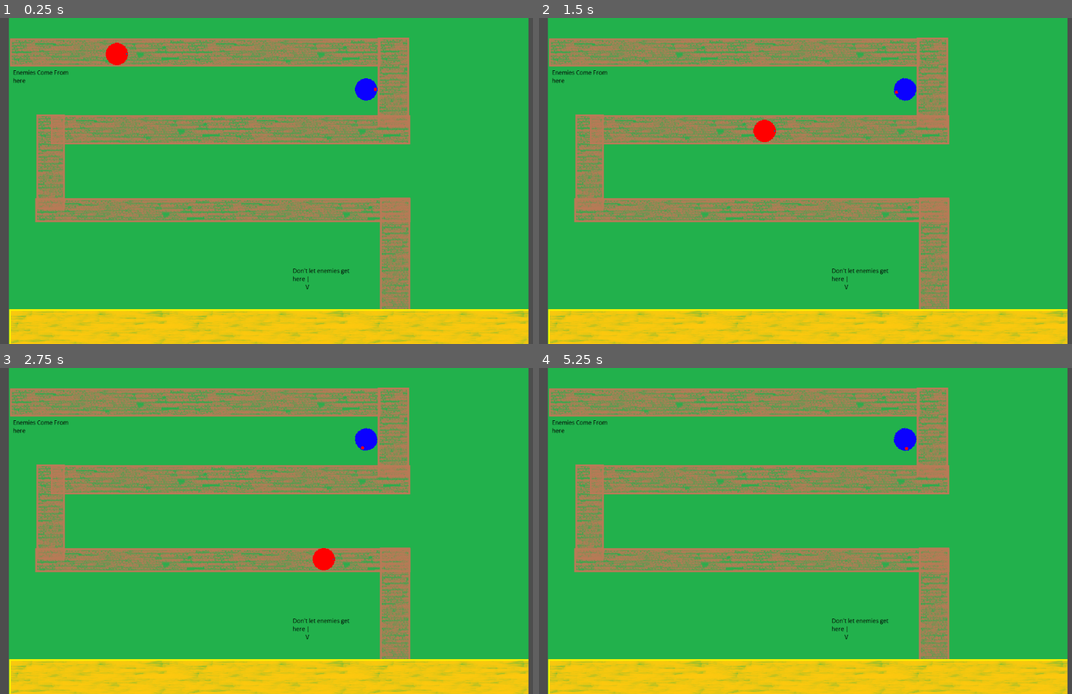
Above: before the commit, frames 1-4 (two rows, left to right).
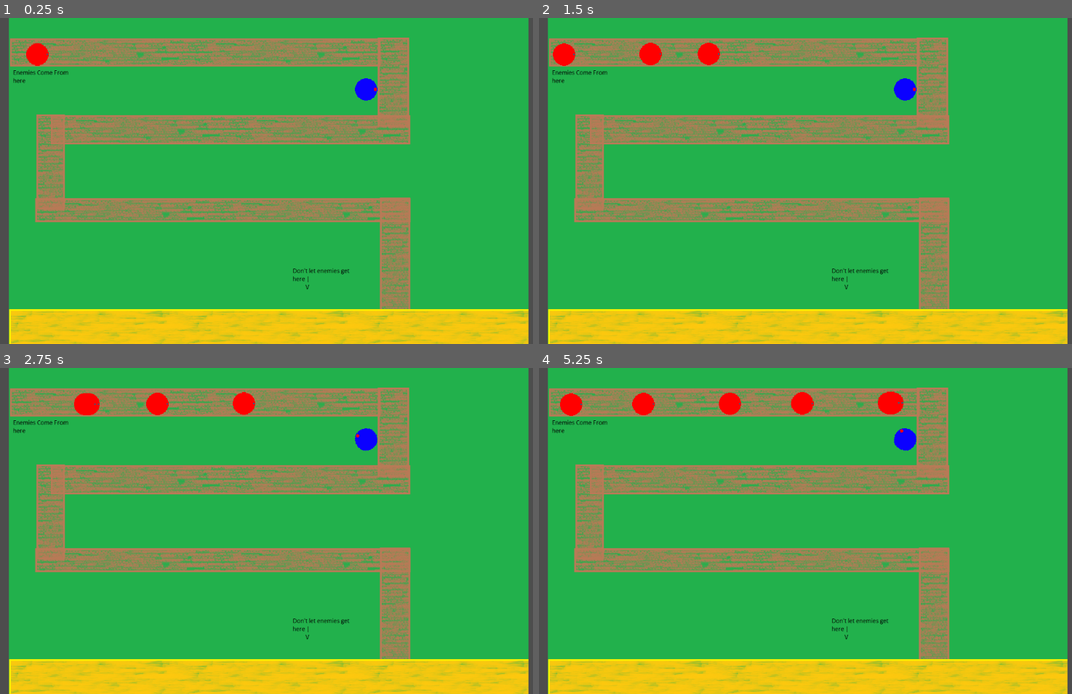
Above: after the commit, the same moments.

Repository: ashw2002/ProjPiethlete
Game: Godot game, scene res://Resources/Scenes/Map1/Map1.tscn
Same seed, same stepped clock (60 frames per second), same inputs: the game is played once before the commit and once after it.
Inputs:
- Up to frame 1 (0.25 s): no input
- Up to frame 2 (1.5 s): hold Space (SpacePress, bound only after the commit) 0.53-1.28 s; tap Space (SpacePress, bound only after the commit) at 1.35 s
- Up to frame 3 (2.75 s): hold Space (SpacePress, bound only after the commit) from 2.03 s (still down)
- Up to frame 4 (5.25 s): release Space (SpacePress, bound only after the commit) at 2.78 s; tap Space (SpacePress, bound only after the commit) at 2.85, 4.35 s; hold Space (SpacePress, bound only after the commit) 3.53-4.28 s; hold Space (SpacePress, bound only after the commit) from 5.03 s (still down)

The runs differ from the first frame. In frame 1, 0.5% of the frame differs, in the area x 4-25%, y 7-15%; in frame 2, 1.0%; in frame 3, 1.0%; in frame 4, 1.2%, in the area x 3-71%, y 7-26%.

Commit message:
Added Towers and shooting Projectile

Diff:
--- a/BuildOneProj/Resources/Prefabs/CrowTemplate.tscn
+++ b/BuildOneProj/Resources/Prefabs/CrowTemplate.tscn
@@ -9,7 +9,7 @@
 
 [node name="CrowTemplate" type="Area2D"]
 script = ExtResource("1_lix10")
-speed = 20
+speed = 5
 
 [node name="Sprite2D" type="Sprite2D" parent="."]
 texture_filter = 1
--- /dev/null
+++ b/BuildOneProj/Resources/Prefabs/ProjectileTmplt.tscn
@@ -0,0 +1,19 @@
+[gd_scene load_steps=4 format=3 uid="uid://dfxuvtqqs0axa"]
+
+[ext_resource type="Script" path="res://Resources/Scripts/ProjectileBehavior.gd" id="1_87lgl"]
+[ext_resource type="Texture2D" uid="uid://bbiigi8765yot" path="res://Resources/Sprites/ProjectileTemp.png" id="1_cbn5q"]
+
+[sub_resource type="CircleShape2D" id="CircleShape2D_wgqgg"]
+
+[node name="ProjectileTmplt" type="Area2D"]
+script = ExtResource("1_87lgl")
+
+[node name="CollisionShape2D" type="CollisionShape2D" parent="."]
+scale = Vector2(-1.803, 1.75)
+shape = SubResource("CircleShape2D_wgqgg")
+
+[node name="Sprite2D" type="Sprite2D" parent="."]
+texture_filter = 1
+texture = ExtResource("1_cbn5q")
+
+[connection signal="area_entered" from="." to="." method="_on_area_entered"]
--- a/BuildOneProj/Resources/Prefabs/TowerTemplate.tscn
+++ b/BuildOneProj/Resources/Prefabs/TowerTemplate.tscn
@@ -1,12 +1,14 @@
-[gd_scene load_steps=4 format=3 uid="uid://bafcayi7milv2"]
+[gd_scene load_steps=5 format=3 uid="uid://bafcayi7milv2"]
 
 [ext_resource type="Script" path="res://Resources/Scripts/TowerBehavior.gd" id="1_1ntdl"]
 [ext_resource type="Texture2D" uid="uid://c31wfib7giqyc" path="res://Resources/Sprites/TowerPlaceHolder.png" id="1_sikfl"]
+[ext_resource type="PackedScene" uid="uid://dfxuvtqqs0axa" path="res://Resources/Prefabs/ProjectileTmplt.tscn" id="2_io1rf"]
 
 [sub_resource type="CircleShape2D" id="CircleShape2D_kthk1"]
 
 [node name="TowerTemplate" type="Node2D"]
 script = ExtResource("1_1ntdl")
+ProjRef = ExtResource("2_io1rf")
 
 [node name="Sprite2D" type="Sprite2D" parent="."]
 texture_filter = 1
@@ -22,3 +24,4 @@
 remote_path = NodePath("..")
 
 [connection signal="area_entered" from="TowerRange" to="." method="_on_tower_range_area_entered"]
+[connection signal="area_exited" from="TowerRange" to="." method="_on_tower_range_area_exited"]
--- a/BuildOneProj/Resources/Scenes/Map1/Map1.tscn
+++ b/BuildOneProj/Resources/Scenes/Map1/Map1.tscn
@@ -8,7 +8,7 @@
 [sub_resource type="RectangleShape2D" id="RectangleShape2D_p2n7q"]
 size = Vector2(83, 93)
 
-[node name="Node2D" type="Node2D"]
+[node name="Node2D" type="Node2D" groups=["Projectiles"]]
 script = ExtResource("1_a5ik6")
 CrowRef = ExtResource("2_g6igy")
 
--- a/BuildOneProj/Resources/Scripts/CrowBehavior.gd
+++ b/BuildOneProj/Resources/Scripts/CrowBehavior.gd
@@ -1,6 +1,8 @@
 extends Area2D
 var crowLoc
 @export var speed = 1
+@export var maxHealth = 1
+var health
 
 # Called when the node enters the scene tree for the first time.
 func _ready():
@@ -15,6 +17,7 @@
 	position = crowLoc.position
 
 func OnCrowSpawn():
+	health = maxHealth
 	crowLoc.progress_ratio = 0
 	position = crowLoc.position
 
@@ -23,3 +26,7 @@
 	if area.name == "EndZone":
 		#print_debug('ThisBetterWork')
 		queue_free()
+func TakeDamage(dam):
+	health -= dam
+	if health <= 0:
+		queue_free()
--- a/BuildOneProj/Resources/Scripts/MapController.gd
+++ b/BuildOneProj/Resources/Scripts/MapController.gd
@@ -4,7 +4,8 @@
 # Called when the node enters the scene tree for the first time.
 func _ready():
 	SpawnCrow(CrowRef)
-
+	await get_tree().create_timer(2.0).timeout
+	SpawnCrow(CrowRef)
 
 # Called every frame. 'delta' is the elapsed time since the previous frame.
 func _process(delta):
@@ -14,3 +15,7 @@
 	var mob = crowType.instantiate()
 	mob.add_to_group("Enemies")
 	add_child(mob)
+
+func _input(event):
+	if event.is_action_pressed("SpacePress"):
+		SpawnCrow(CrowRef)
--- /dev/null
+++ b/BuildOneProj/Resources/Scripts/ProjectileBehavior.gd
@@ -0,0 +1,30 @@
+extends Area2D
+
+var target
+@export var speed = 1000
+@export var damage = 1
+# Called when the node enters the scene tree for the first time.
+func _ready():
+	pass # Replace with function body.
+
+
+# Called every frame. 'delta' is the elapsed time since the previous frame.
+func _process(delta):
+	if target && is_instance_valid(target):
+		look_at(target.position)
+		position += speed * delta * Vector2.RIGHT
+	else:
+		queue_free()
+func SetTarget(item):
+	target = item
+
+func SetDamage(dmg):
+	damage = dmg
+
+func SetSpeed(spd):
+	speed = spd
+
+func _on_area_entered(area):
+	if area == target:
+		area.TakeDamage(damage)
+		queue_free()
--- a/BuildOneProj/Resources/Scripts/TowerBehavior.gd
+++ b/BuildOneProj/Resources/Scripts/TowerBehavior.gd
@@ -1,32 +1,44 @@
 extends Node2D
 
 @export var TwrRng = 1.0
-var Trfm
-var Target
+@export var ProjRef: PackedScene
+@export var secCool = 1.0
+var secRemain = 0
+var Targets = Array()
 var ColShape
 
 # Called when the node enters the scene tree for the first time.
 func _ready():
 	ColShape = get_node("TowerRange/RangeShape")
-	Trfm = Transform2D(self.transform)
 	#print_debug(ColShape.shape.radius)
 	ColShape.shape.radius = TwrRng
 	#print_debug(ColShape.shape.radius)
 
 # Called every frame. 'delta' is the elapsed time since the previous frame.
 func _process(delta):
-	if Target && is_instance_valid(Target):
-		look_at(Target.position)
+	if (Targets.size() > 0) && is_instance_valid(Targets[0]):
+		look_at(Targets[0].position)
+		if secRemain <= 0:
+			ShootProjectile()
+			secRemain = secCool
+	secRemain -= delta
 
 
 func _on_tower_range_area_entered(area):
 	#print_debug("NewTarget?")
 	#print_debug(area.get_groups().find("Enemies"))
 	if area.get_groups().find("Enemies") >= 0:
-		Target = area
+		Targets.push_back(area)
 		#print_debug("TargetConfirmed")
 
-func faceItem(item):
-	Trfm.looking_at(item.position)
-	print_debug(Trfm)
-	print_debug(self.transform)
+
+func _on_tower_range_area_exited(area):
+	#print_debug("Exit Detected")
+	if (area.get_groups().find("Enemies") >=0) && (Targets.find(area) >= 0):
+		Targets.erase(area)
+
+func ShootProjectile():
+	var projectile = ProjRef.instantiate()
+	projectile.SetTarget(Targets[0])
+	projectile.add_to_group("Projectiles")
+	add_child(projectile)
--- a/BuildOneProj/project.godot
+++ b/BuildOneProj/project.godot
@@ -15,6 +15,14 @@
 config/features=PackedStringArray("4.2", "Forward Plus")
 config/icon="res://icon.svg"
 
+[input]
+
+SpacePress={
+"deadzone": 0.5,
+"events": [Object(InputEventKey,"resource_local_to_scene":false,"resource_name":"","device":0,"window_id":0,"alt_pressed":false,"shift_pressed":false,"ctrl_pressed":false,"meta_pressed":false,"pressed":false,"keycode":0,"physical_keycode":32,"key_label":0,"unicode":0,"echo":false,"script":null)
+]
+}
+
 [rendering]
 
 renderer/rendering_method="gl_compatibility"
Binary file added: BuildOneProj/Resources/Sprites/ProjectileTemp.png
Not shown, added: BuildOneProj/Resources/Sprites/ProjectileTemp.png.import
